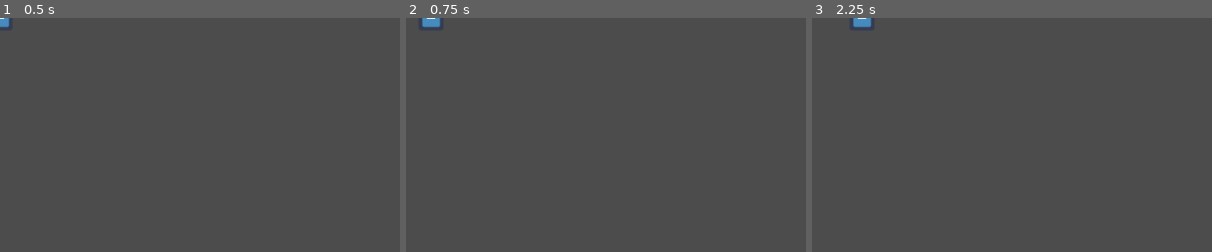
Above: before the commit, frames 1-3 (left to right).
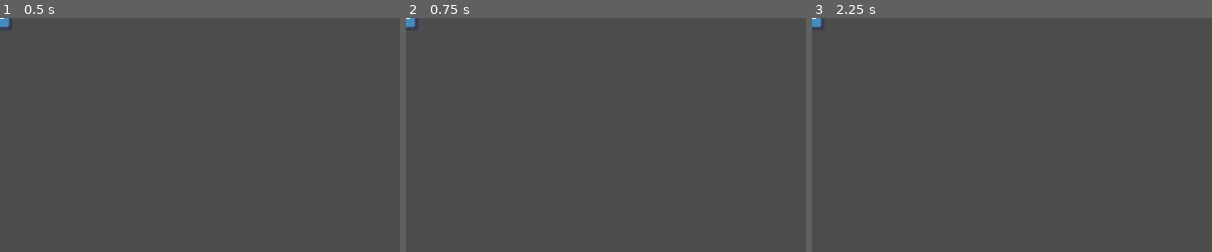
Above: after the commit, the same moments.

Repository: tuto193/Extrimoties
Game: Godot game, scene res://src/test.tscn
The game is run twice, just before and just after one commit, with the same random seed, the same clock (stepped at 60 frames per second) and the same inputs. The engine's default icon, where the game draws it, is replaced by a stand-in: a white triangle on a blue panel in a dark square.
Inputs:
- Up to frame 1 (0.5 s): no input
- Up to frame 2 (0.75 s): tap Enter at 0.5 s; hold Right (ui_right) from 0.53 s (still down)
- Up to frame 3 (2.25 s): tap Space at 1.25 s; release Right (ui_right) at 1.28 s; hold Down (ui_down) 1.28-2.03 s; tap Enter at 2 s; hold Right (ui_right) from 2.03 s (still down)
The pictures show only the part of the screen within x 0-50%, y 0-50%; the shares and areas given below are measured in that part.

Frame 1 is identical in both runs. In frame 2, 0.3% of the frame differs, in the area x 0-9%, y 0-4%; in frame 3, 0.3%.

Commit message:
Added better input handling function

Diff:
--- a/src/player.gd
+++ b/src/player.gd
@@ -1,6 +1,7 @@
-extends KinematicBody2D
+extends StaticBody2D
 
-
+# sprite is 32x32, scaled to 0.5 on both axes
+var dimensions := Vector2(16, 16)
 # Declare member variables here. Examples:
 # var a = 2
 # var b = "text"
@@ -11,7 +12,14 @@
 	pass # Replace with function body.
 
 
+func get_input_direction() -> Vector2:
+	return Vector2(
+		int(Input.is_action_just_pressed("ui_right")) - int(Input.is_action_just_pressed("ui_left")),
+		int(Input.is_action_just_pressed("ui_up")) - int(Input.is_action_just_pressed("ui_down"))
+	)
+
+
 # Called every frame. 'delta' is the elapsed time since the previous frame.
 func _physics_process(delta):
 	if Input.is_action_just_pressed("ui_right"):
-		move_and_slide_with_snap(Vector2(32/delta,0),Vector2(0,-1))
+		self.position.x
--- a/src/test.tscn
+++ b/src/test.tscn
@@ -6,7 +6,7 @@
 [sub_resource type="RectangleShape2D" id=1]
 extents = Vector2( 16, 16 )
 
-[node name="Player" type="KinematicBody2D"]
+[node name="Player" type="StaticBody2D"]
 script = ExtResource( 2 )
 
 [node name="Sprite" type="Sprite" parent="."]
